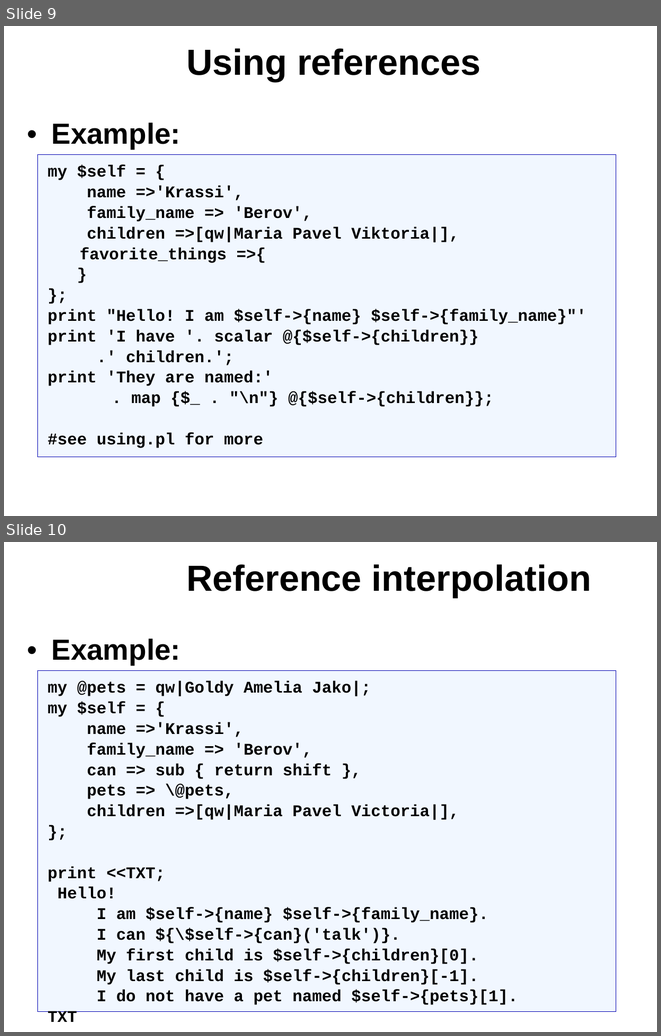
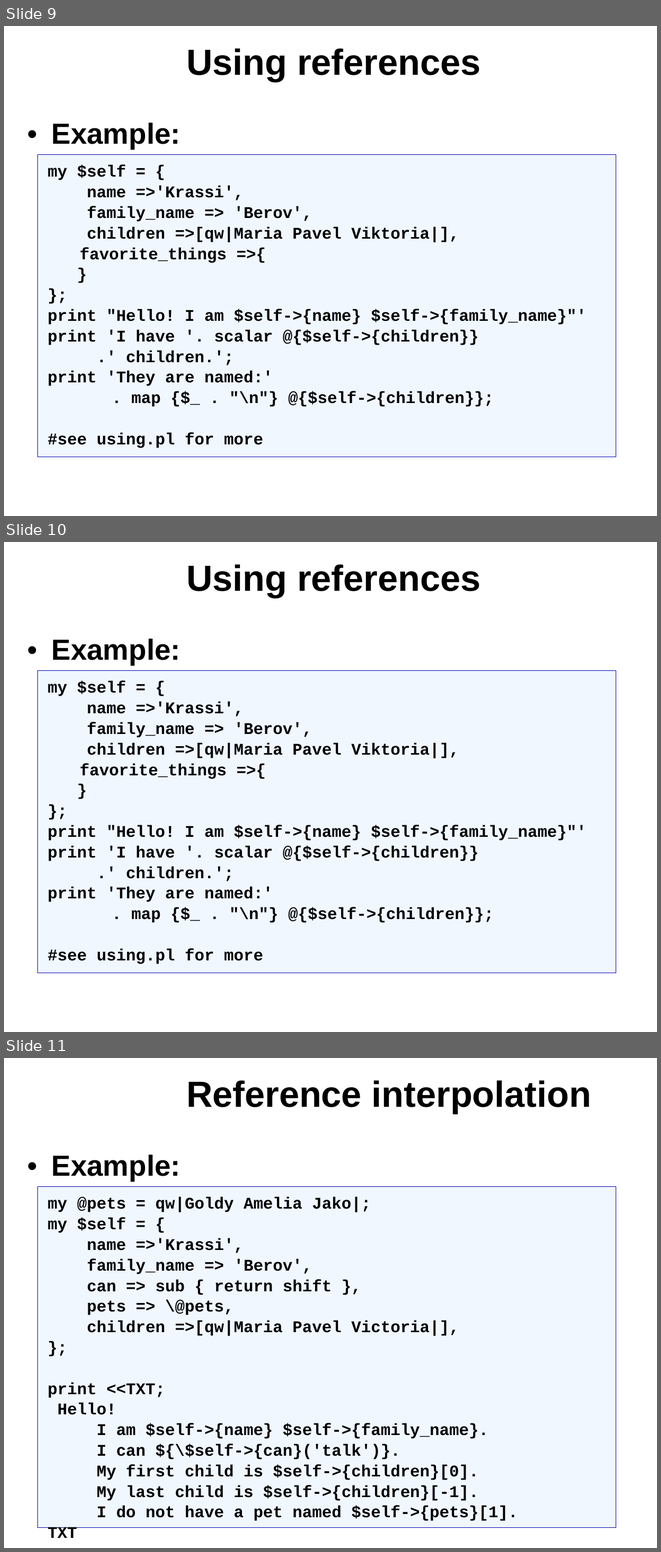
Before and after one commit to kberov/PerlProgrammingCourse, a slide deck: 08_references.odp. Shown one above the other, each under a label of ours: slides 9 and 10 before the commit, slides 9, 10 and 11 after it. The pictures are 661x1036 and 661x1552 pixels, drawn with LibreOffice and Linux fonts; fonts in the diff are those of the drawing; background and template pictures are left out. Boxes give left, top, right and bottom in pixels: in the first picture for what was removed or moved away, otherwise in the second. Text is boxed around its words. In the diff, an @@ line names an element or a change of style, - is before the commit and + after.

```diff
--- a/08_references.odp
+++ b/08_references.odp
@@ slide 10 added at (4, 542, 657, 1032), background #FFFFFF @@
@@ title added at (186, 564, 480, 598), 40 pt, text #000000, bold @@
+Using references
@@ text added at (52, 638, 180, 665), 32 pt, text #000000, bold @@
+• Example:
@@ rectangle added at (37, 671, 616, 972), fill #DDECFF at 40% opacity, outline #0000B0 0.26 pt, 18 pt, text #000000, bold @@
+my $self = {
+name =>'Krassi',
+family_name => 'Berov',
+children =>[qw|Maria Pavel Viktoria|],
+favorite_things =>{
+}
+};
+print "Hello! I am $self->{name} $self->{family_name}"'
+print 'I have '. scalar @{$self->{children}}
+.' children.';
+print 'They are named:'
+. map {$_ . "\n"} @{$self->{children}};
+#see using.pl for more
@@ what was slide 10 is now slide 11 @@
```
Also in this commit, not shown: 2 other files.
